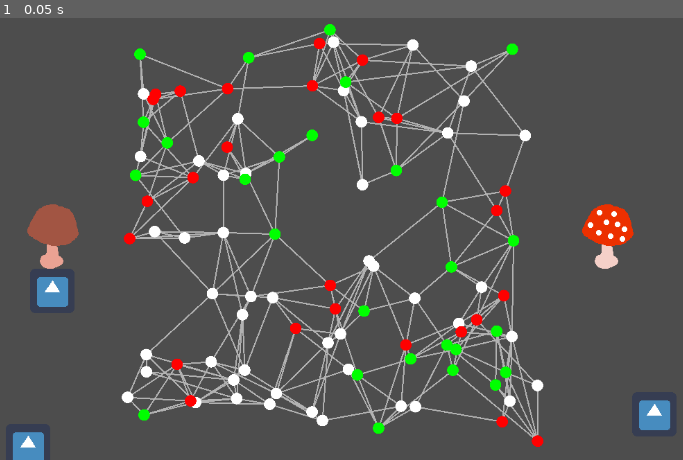
Above: before the commit, frame 1.
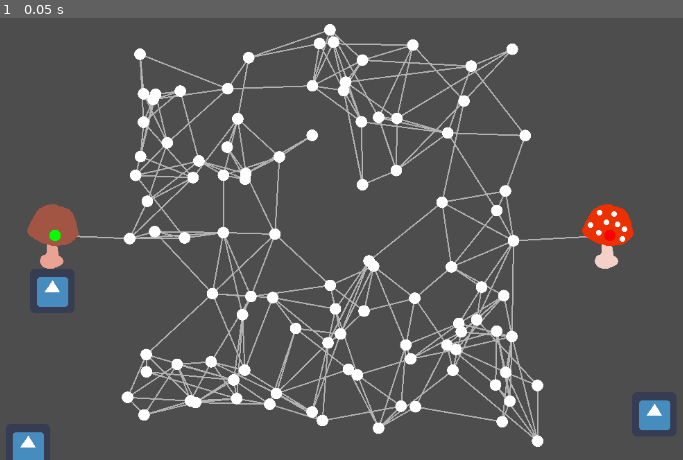
Above: after the commit, the same moment.

Repository: johan1954/fgj-2023-fivers
Game: Godot game, scene res://kohtaus.tscn
The game is run twice, just before and just after one commit, with the same random seed, the same clock (stepped at 60 frames per second) and the same inputs. The engine's default icon, where the game draws it, is replaced by a stand-in: a white triangle on a blue panel in a dark square.
Inputs:
- Up to frame 1 (0.05 s): no input

The runs differ from the first frame. In frame 1, 2.2% of the frame differs, in the area x 7-91%, y 1-98%.

Commit message:
Added player nodes
 - added player nodes
 - refactored enums

Diff:
--- a/Src/Classes/ShroomBase.gd
+++ b/Src/Classes/ShroomBase.gd
@@ -14,8 +14,11 @@
 var cardpack_array = []
 var hand_cards_array = []
 # RNG class
+var rng = RandomNumberGenerator.new()
 
-var rng = RandomNumberGenerator.new()
+# Nodes
+var closest_node: MapNode
+var node: MapNode
 
 # Class methods
 func change_resource_points(points):
--- /dev/null
+++ b/Src/Enums.gd
@@ -0,0 +1,5 @@
+extends Node
+
+class_name Enums
+
+enum Owner {NONE, PLAYER, ENEMY}
--- a/Src/Map/Generator/MapGenerator.gd
+++ b/Src/Map/Generator/MapGenerator.gd
@@ -11,17 +11,17 @@
 const MAX_NODE_LOOKUP = 10
 
 var rng = RandomNumberGenerator.new()
+var map_state = MapState.new()
 func _ready():
 	generate_map()
 
 func generate_map():
-	var map_state = MapState.new()
 	rng.randomize()
-	generate_nodes(map_state)
-	generate_edges(map_state)
+	generate_nodes()
+	generate_edges()
 	spawn_players()
 
-func generate_nodes(map_state):
+func generate_nodes():
 	var generated_nodes = 0
 	while (generated_nodes < DESIRED_NODE_COUNT):
 		var new_x = rng.randf_range(MIN_X, MAX_X)
@@ -32,13 +32,17 @@
 		if shortest_distance < MIN_DISTANCE:
 			continue
 
-		var new_node = AssetsPreload.MAP_NODE_NODE.instantiate()
-		Map.add_child(new_node)
-		new_node.position = new_location
-		map_state.nodes.append(new_node)
+		spawn_node(new_location)
 		generated_nodes += 1
 
-func generate_edges(map_state: MapState):
+func spawn_node(spawn_location: Vector2):
+	var new_node = AssetsPreload.MAP_NODE_NODE.instantiate()
+	Map.add_child(new_node)
+	new_node.position = spawn_location
+	map_state.nodes.append(new_node)
+	return new_node
+
+func generate_edges():
 	var nodes = map_state.nodes
 
 	for node in nodes:
@@ -54,7 +58,15 @@
 func spawn_players():
 	var player = AssetsPreload.PLAYER_SHROOM_NODE.instantiate()
 	add_child(player)
-	player.position = Vector2(MIN_X - 100, 0)
+	init_player(player, Vector2(MIN_X - 100, 0), Enums.Owner.PLAYER)
+
 	var enemy = AssetsPreload.ENEMY_SHROOM_NODE.instantiate()
 	add_child(enemy)
-	enemy.position = Vector2(MAX_X + 100, 0)
+	init_player(enemy, Vector2(MAX_X + 100, 0), Enums.Owner.ENEMY)
+
+func init_player(shroom_object, spawn_position: Vector2, owner):
+	shroom_object.position = spawn_position
+	shroom_object.closest_node = map_state.find_closest_node(shroom_object.position)[0]
+	shroom_object.node = spawn_node(shroom_object.position)
+	shroom_object.node.add_edge(shroom_object.closest_node)
+	shroom_object.node.belongs_to = owner
--- a/Src/Map/MapNode.gd
+++ b/Src/Map/MapNode.gd
@@ -2,13 +2,12 @@
 class_name MapNode
 
 enum NodeTypes {NORMAL, TREE}
-enum Owner {NONE, PLAYER, ENEMY}
 
 var type: int = NodeTypes.NORMAL
 var edges: Array[MapEdge]
 var rng = RandomNumberGenerator.new()
 
-var belongs_to := Owner.NONE
+var belongs_to := Enums.Owner.NONE
 
 func get_distance(other_position: Vector2):
 	return position.distance_to(other_position)
@@ -33,14 +32,15 @@
 			return true
 	return false
 
+
+
 func _init():
 	rng.randomize()
-	belongs_to = rng.randi_range(0,3)
 
 func _process(delta):
-	if belongs_to == Owner.PLAYER:
+	if belongs_to == Enums.Owner.PLAYER:
 		modulate = Color.GREEN
-	elif belongs_to == Owner.ENEMY:
+	elif belongs_to == Enums.Owner.ENEMY:
 		modulate = Color.RED
 	else:
 		modulate = Color.WHITE
--- a/Src/Objects/PlayerShroom.tscn
+++ b/Src/Objects/PlayerShroom.tscn
@@ -1,8 +1,8 @@
-[gd_scene load_steps=3 format=2]
+[gd_scene load_steps=3 format=3 uid="uid://i0ackhq0y4y0"]
 
-[ext_resource path="res://GFX Assets/sieni.png" type="Texture" id=1]
-[ext_resource path="res://Src/Classes/SymbioticShroom.gd" type="Script" id=2]
+[ext_resource type="Texture2D" uid="uid://boud4pe55l4pi" path="res://GFX Assets/sieni.png" id="1_yoqgk"]
+[ext_resource type="Script" path="res://Src/Classes/SymbioticShroom.gd" id="2"]
 
-[node name="PlayerSieni" type="Sprite"]
-texture = ExtResource( 1 )
-script = ExtResource( 2 )
+[node name="PlayerSieni" type="Sprite2D"]
+texture = ExtResource("1_yoqgk")
+script = ExtResource("2")
